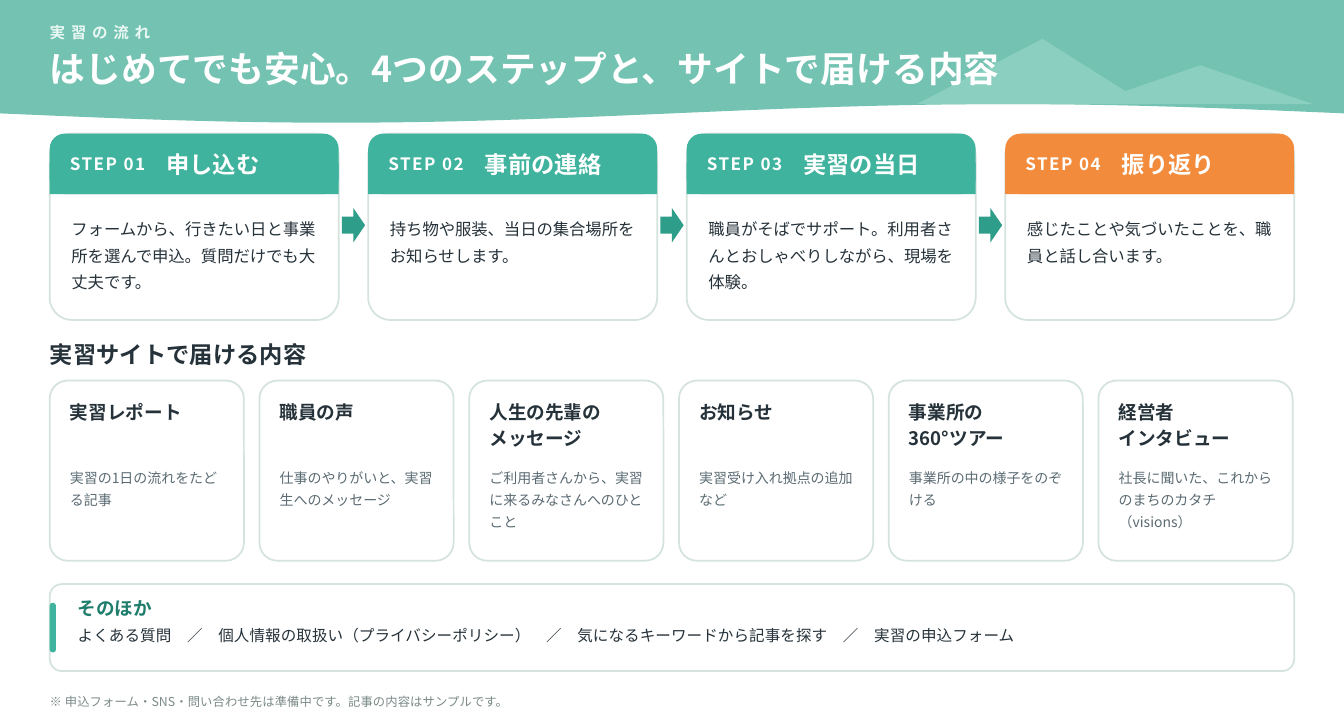
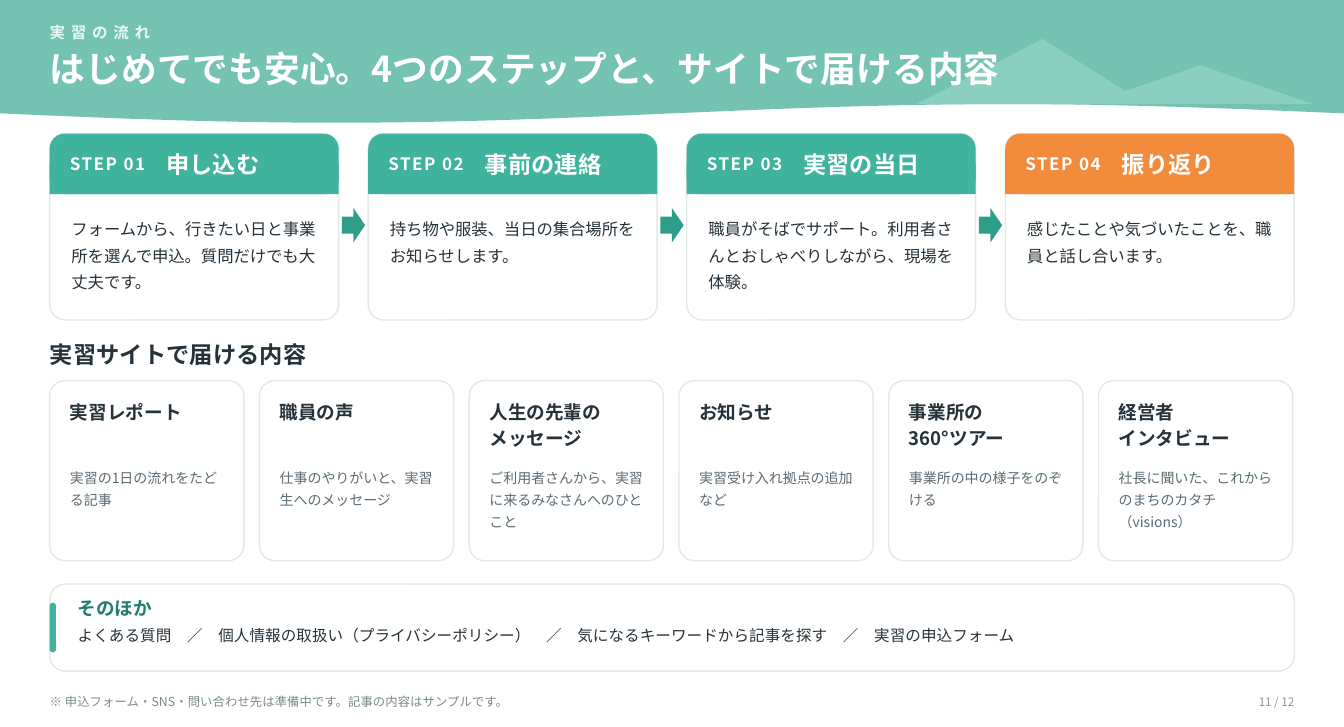
Before and after one commit to tatatatachan/claude, a slide deck: slide 11 of kyoiku-jisshu/共育実習_図解.pptx (slide 9 before the commit). Drawn at 1344x727 pixels with LibreOffice and Linux fonts; fonts in the diff are those of the drawing. Boxes give left, top, right and bottom in pixels: in the first picture for what was removed or moved away, otherwise in the second. Text is boxed around its words. In the diff, an @@ line names an element or a change of style, - is before the commit and + after.

```diff
--- a/kyoiku-jisshu/共育実習_図解.pptx
+++ b/kyoiku-jisshu/共育実習_図解.pptx
@@ outline #D5E3DD 1.25 pt to #E1EAE6 1 pt; proportions changed in 6 elements at box(49, 134, 339, 321), box(368, 134, 657, 321), box(687, 134, 976, 321), box(1005, 134, 1295, 321), box(680, 381, 874, 562), box(49, 585, 1295, 671) @@
@@ text added at box(1259, 697, 1294, 706), 8.3 pt, text #8A9A96 @@
+11 / 12
```
Also in this commit, not shown: 9 other slides changed, 2 slides added, 4 other files.
